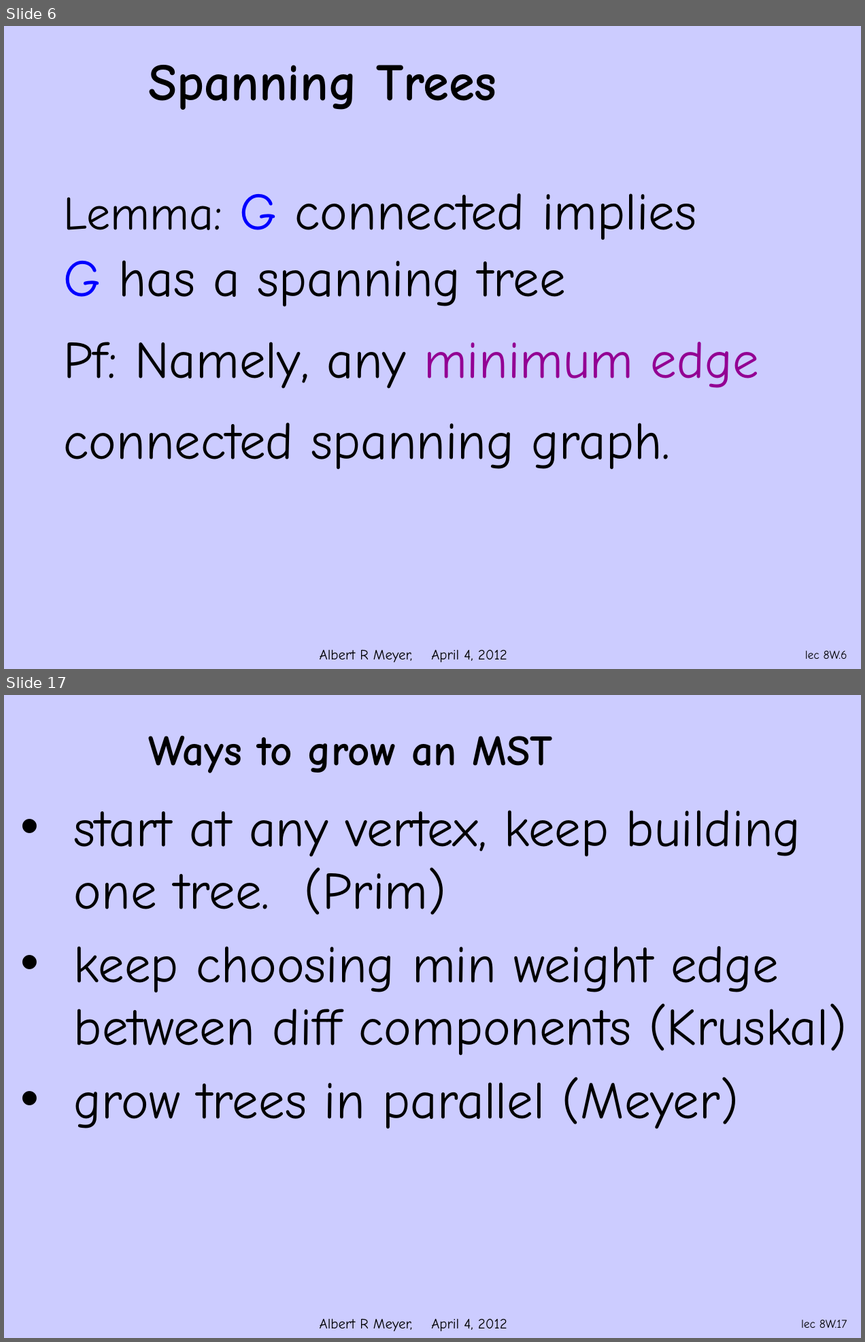
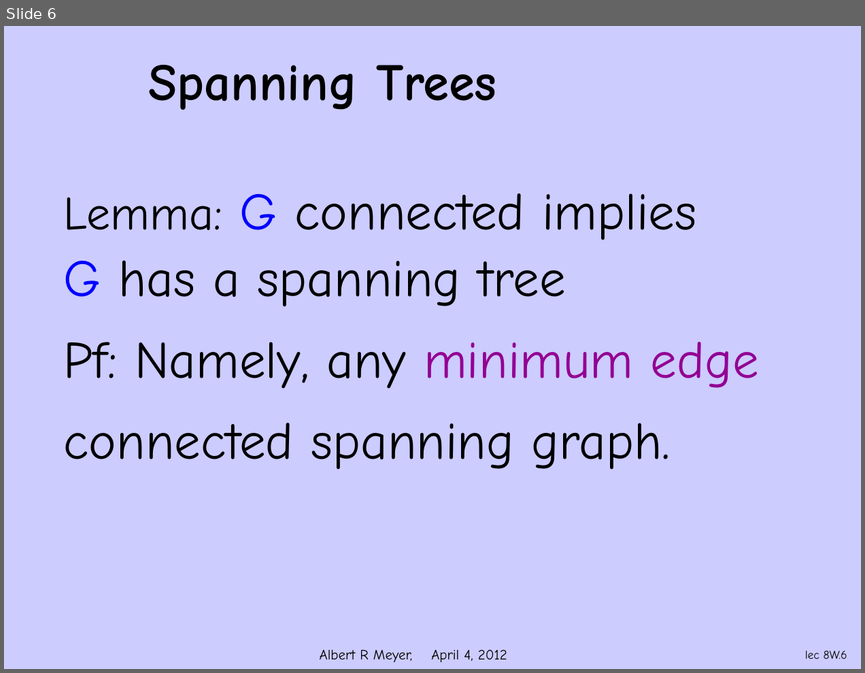
Before and after one commit to armeyer/mcs_web, a slide deck: spring12/slidesS12/trees-spanning.pptx. Shown one above the other, each under a label of ours: slides 6 and 17 before the commit, slide 6 after it; the slides between them are not shown. The pictures are 865x1342 and 865x673 pixels, drawn with LibreOffice and Linux fonts; fonts in the diff are those of the drawing; background and template pictures are left out. Boxes give left, top, right and bottom in pixels: in the first picture for what was removed or moved away, otherwise in the second. Text is boxed around its words. In the diff, an @@ line names an element or a change of style, - is before the commit and + after.

Commit message:
split trees-spanning.pptx at trees-minimum.pptx

```diff
--- a/spring12/slidesS12/trees-spanning.pptx
+++ b/spring12/slidesS12/trees-spanning.pptx
@@ slide 17 removed at [4, 695, 861, 1338], background #CCCCFF; not listed: 1 template element that a slide beside it also shows @@
@@ title removed at [148, 736, 552, 773] @@
-Ways to grow an MST
@@ text removed at [74, 810, 847, 1129] @@
-• start at any vertex, keep building one tree. (Prim)
-• keep choosing min weight edge between diff components (Kruskal)
-• grow trees in parallel (Meyer)
@@ page number removed at [801, 1319, 847, 1327] @@
-lec 8W.17
```
Also in this commit, not shown: 1 slide changed, 10 other slides removed, 1 other file.
